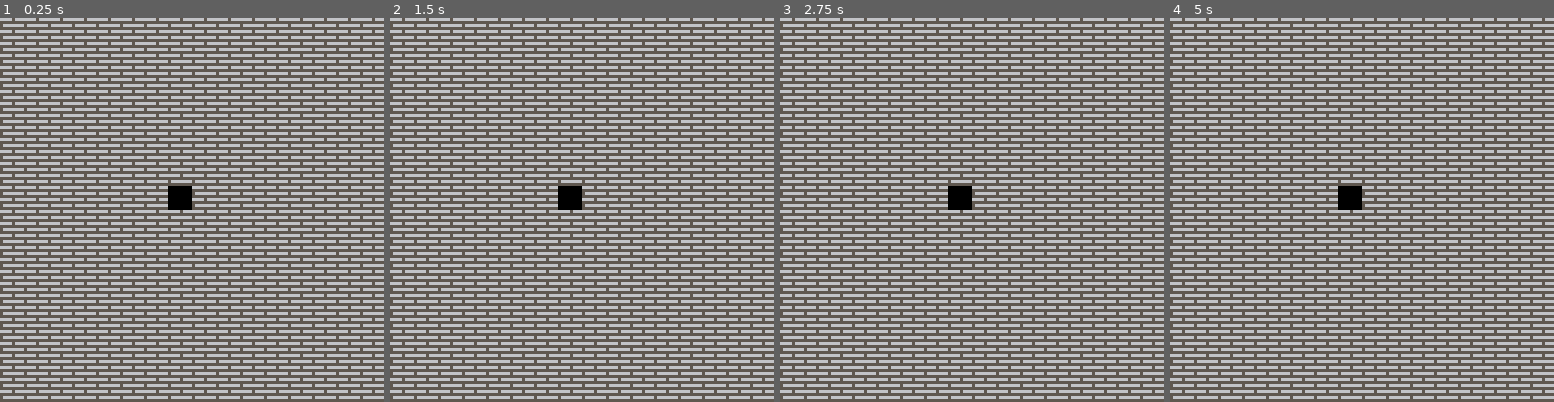
Above: before the commit, frames 1-4 (left to right).
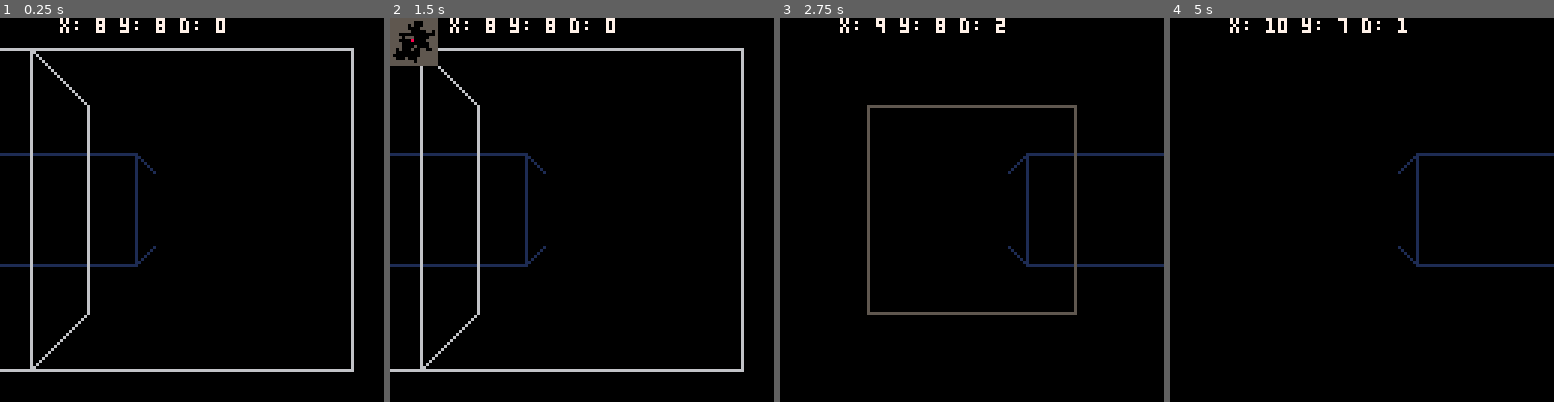
Above: after the commit, the same moments.

Repository: b4dr1ck/Pico8
Game: PICO-8 cartridge sandbox/random_dungeon.p8
The game is run twice, just before and just after one commit, with the same random seed, the same clock (stepped at 60 frames per second) and the same inputs.
Inputs:
- Up to frame 1 (0.25 s): no input
- Up to frame 2 (1.5 s): tap O (Z key) at 0.7 s
- Up to frame 3 (2.75 s): hold Right 1.6-2.1 s; tap O (Z key) at 1.7, 2.1, 2.5 s; hold Up 2.15-2.42 s; hold Right from 2.47 s (still down)
- Up to frame 4 (5 s): tap O (Z key) every 0.4 s from 2.9 to 4.9 s; release Right at 3.03 s; hold Left 3.08-3.58 s; hold Down 3.63-3.97 s; hold Right 4.02-4.68 s; hold Up from 4.73 s (still down)

The runs differ from the first frame. In frame 1, 98% of the frame differs, in the area x 0-100%, y 0-100%; in frame 2, 98%; in frame 3, 99%; in frame 4, 100%.

Commit message:
EXTEND: random_dungeon.p8: finished this example

Diff:
--- a/sandbox/random_dungeon.p8
+++ b/sandbox/random_dungeon.p8
@@ -1,51 +1,298 @@
 pico-8 cartridge // http://www.pico-8.com
-version 16
+version 18
 __lua__
 
-
+function create_random_dungeon()
+    c=0
+    while c < passables do
+        randx = flr(rnd(max_tiles-2)) + 2
+        randy = flr(rnd(max_tiles-2)) + 2
+        setflag = false
+
+        if dungeon[randy-1][randx] == 0 then
+            setflag=true
+        elseif dungeon[randy+1][randx] == 0 then
+            setflag=true
+        elseif dungeon[randy][randx-1] == 0 then
+            setflag=true
+        elseif dungeon[randy][randx+1] == 0 then
+            setflag=true
+        end
+
+        if setflag == true then
+            dungeon[randy][randx] = 0
+            c+=1
+        end
+    end
+end
+
+function render_dungeon_map()
+    rectfill(0,0,max_tiles-1,max_tiles-1,0)
+    for y=0,max_tiles-1 do
+        for x=0,max_tiles-1 do
+            if (dungeon[(y+1)][(x+1)] == 1) then
+                rectfill(x,y,x,y,5)
+             end
+
+            if (player.x == (x+1) and
+                player.y == (y+1))
+            then
+                rectfill(x,y,x,y,8)
+            end
+        end
+    end
+end
+
+function render_3d_wall(position)
+    if position == "3L" then
+		line(0,45,45,45,1)
+		line(45,45,45,82,1)
+		line(45,45,45,82,1)
+		line(45,82,0,82,1)
+		line(45,45,51,51,1)
+		line(45,82,51,76,1)
+    end
+    if position == "3C" then
+		line(45,45,82,45,1)
+		line(82,45,82,82,1)
+		line(82,82,45,82,1)
+		line(45,82,45,45,1)
+    end
+    if position == "3R" then
+		line(82,45,127,45,1)
+		line(82,45,82,82,1)
+		line(82,82,127,82,1)
+		line(82,45,76,51,1)
+		line(82,82,76,76,1)
+    end
+    if position == "2L" then
+		line(0,29,29,29,5)
+		line(29,29,45,45,5)
+		line(45,45,45,82,5)
+		line(45,82,29,98,5)
+		line(29,98,0,98,5)
+    end
+    if position == "2C" then
+		line(29,29,98,29,5)
+		line(98,29,98,98,5)
+		line(98,98,29,98,5)
+		line(29,98,29,29,5)
+    end
+    if position == "2R" then
+		line(82,45,98,29,5)
+		line(98,29,127,29,5)
+		line(127,98,98,98,5)
+		line(98,98,82,82,5)
+		line(82,82,82,45,5)
+    end
+
+    if position == "1L" then
+		line(0,10,10,10,6)
+		line(10,10,29,29,6)
+		line(29,29,29,98,6)
+		line(29,98,10,117,6)
+		line(10,117,0,117,6)
+    end
+    if position == "1C" then
+		line(10,10,117,10,6)
+		line(117,10,117,117,6)
+		line(117,117,10,117,6)
+		line(10,117,10,10,6)
+    end
+    if position == "1R" then
+		line(98,29,117,10,6)
+		line(117,10,127,10,6)
+		line(127,117,117,117,6)
+		line(117,117,98,98,6)
+		line(98,98,98,29,6)
+    end
+
+    if position == "0L" then
+		line(0,0,10,10,7)
+		line(10,10,10,117,7)
+		line(10,117,0,127,7)
+    end
+    if position == "0R" then
+		line(117,10,127,0,7)
+		line(127,127,117,117,7)
+		line(117,117,117,10,7)
+    end
+end
 
 function _init()
+    showmap=false
     dungeon={}
-    start_x=7
-    start_y=7
-
-    for y=0,15 do
-        dungeon[y] = {}
-        for x=0,15 do
-            dungeon[y][x] = 1
-        end
-    end
-
-     dungeon[start_y][start_x] = 0
-…(4 lines of a section not shown)…
-end
-
-function _update()
-
+    player={}
+    player.d = 0
+    passables=200
+    max_tiles=16
+
+    player.x = max_tiles/2
+    player.y = max_tiles/2
+
+    for y=0,max_tiles do
+        add(dungeon,{})
+        for x=0,max_tiles do
+            add(dungeon[y],1)
+        end
+    end
+
+    dungeon[max_tiles/2][max_tiles/2] = 0
+    create_random_dungeon()
+
+end
+
+function _update60()
+    if btnp(4) then
+        showmap=not(showmap)
+    end
+
+    if btnp(2) then
+        if player.d == 0 then
+			if dungeon[player.y - 1][player.x] == 0 then
+				player.y -= 1
+			end
+		end
+		if player.d == 1 then
+			if dungeon[player.y][player.x+1] == 0 then
+				player.x += 1
+			end
+		end
+		if player.d == 2 then
+			if dungeon[player.y+1][player.x] == 0 then
+				player.y += 1
+			end
+		end
+		if player.d == 3 then
+			if dungeon[player.y][player.x-1] == 0 then
+				player.x -= 1
+			end
+		end
+    end
+
+    if btnp(3) then
+        if player.d == 0 then
+			if dungeon[player.y + 1][player.x] == 0 then
+				player.y += 1
+			end
+		end
+		if player.d == 1 then
+			if dungeon[player.y][player.x-1] == 0 then
+				player.x -= 1
+			end
+		end
+		if player.d == 2 then
+			if dungeon[player.y-1][player.x] == 0 then
+				player.y -= 1
+			end
+		end
+		if player.d == 3 then
+			if dungeon[player.y][player.x+1] == 0 then
+				player.x += 1
+			end
+		end
+    end
+
+    if btnp(0) then
+        player.d -= 1
+        if player.d < 0 then player.d = 3 end
+    end
+
+    if btnp(1) then
+        player.d += 1
+        if player.d > 3 then player.d = 0 end
+    end
 end
 
 function _draw()
     cls()
 
-    for y=0,15 do
-        for x=0,15 do
-            if dungeon[y][x] == 1 then
-                spr(1,x*8,y*8)
-            end
-        end
-    end
-
-end
+    if (player.d == 0) then
+        if (player.y - 3) >= 1 then
+            if dungeon[player.y-3][player.x-1] == 1 then render_3d_wall("3L") end
+            if dungeon[player.y-3][player.x] == 1 then render_3d_wall("3C") end
+            if dungeon[player.y-3][player.x+1] == 1 then render_3d_wall("3R") end
+        end
+
+        if (player.y - 2) >= 1 then
+            if dungeon[player.y-2][player.x-1] == 1 then render_3d_wall("2L") end
+            if dungeon[player.y-2][player.x] == 1 then render_3d_wall("2C") end
+            if dungeon[player.y-2][player.x+1] == 1 then render_3d_wall("2R") end
+        end
+
+        if dungeon[player.y-1][player.x-1] == 1 then render_3d_wall("1L") end
+        if dungeon[player.y-1][player.x] == 1 then	render_3d_wall("1C") end
+        if dungeon[player.y-1][player.x+1] == 1 then render_3d_wall("1R") end
+
+        if dungeon[player.y][player.x-1] == 1 then render_3d_wall("0L") end
+        if dungeon[player.y][player.x+1] == 1 then render_3d_wall("0R") end
+    elseif (player.d == 1) then
+        if dungeon[player.y-1][player.x+3] == 1 then render_3d_wall("3L") end
+        if dungeon[player.y][player.x+3] == 1 then render_3d_wall("3C") end
+        if dungeon[player.y+1][player.x+3] == 1 then render_3d_wall("3R") end
+
+        if dungeon[player.y-1][player.x+2] == 1 then render_3d_wall("2L") end
+        if dungeon[player.y][player.x+2] == 1 then render_3d_wall("2C") end
+        if dungeon[player.y+1][player.x+2] == 1 then render_3d_wall("2R") end
+
+        if dungeon[player.y-1][player.x+1] == 1 then render_3d_wall("1L") end
+        if dungeon[player.y][player.x+1] == 1 then	render_3d_wall("1C") end
+        if dungeon[player.y+1][player.x+1] == 1 then render_3d_wall("1R") end
+
+        if dungeon[player.y-1][player.x] == 1 then render_3d_wall("0L") end
+        if dungeon[player.y+1][player.x] == 1 then render_3d_wall("0R") end
+    elseif (player.d == 2) then
+        if (player.y + 3) <= 16 then
+            if dungeon[player.y+3][player.x+1] == 1 then render_3d_wall("3L") end
+            if dungeon[player.y+3][player.x] == 1 then render_3d_wall("3C") end
+            if dungeon[player.y+3][player.x-1] == 1 then render_3d_wall("3R") end
+        end
+
+        if (player.y + 2) <= 16 then
+            if dungeon[player.y+2][player.x+1] == 1 then render_3d_wall("2L") end
+            if dungeon[player.y+2][player.x] == 1 then render_3d_wall("2C") end
+            if dungeon[player.y+2][player.x-1] == 1 then render_3d_wall("2R") end
+        end
+
+        if dungeon[player.y+1][player.x+1] == 1 then render_3d_wall("1L") end
+        if dungeon[player.y+1][player.x] == 1 then	render_3d_wall("1C") end
+        if dungeon[player.y+1][player.x-1] == 1 then render_3d_wall("1R") end
+
+        if dungeon[player.y][player.x+1] == 1 then render_3d_wall("0L") end
+        if dungeon[player.y][player.x-1] == 1 then render_3d_wall("0R") end
+    elseif (player.d == 3) then
+        if dungeon[player.y+1][player.x-3] == 1 then render_3d_wall("3L") end
+        if dungeon[player.y][player.x-3] == 1 then render_3d_wall("3C") end
+        if dungeon[player.y-1][player.x-3] == 1 then render_3d_wall("3R") end
+
+        if dungeon[player.y+1][player.x-2] == 1 then render_3d_wall("2L") end
+        if dungeon[player.y][player.x-2] == 1 then render_3d_wall("2C") end
+        if dungeon[player.y-1][player.x-2] == 1 then render_3d_wall("2R") end
+
+        if dungeon[player.y+1][player.x-1] == 1 then render_3d_wall("1L") end
+        if dungeon[player.y][player.x-1] == 1 then	render_3d_wall("1C") end
+        if dungeon[player.y-1][player.x-1] == 1 then render_3d_wall("1R") end
+
+        if dungeon[player.y+1][player.x] == 1 then render_3d_wall("0L") end
+        if dungeon[player.y-1][player.x] == 1 then render_3d_wall("0R") end
+    end
+
+    if showmap then
+        render_dungeon_map()
+    end
+
+    --debug
+    print("x: ".. player.x .. " y: " .. player.y .. " d: " .. player.d,20,0,7)
+
+end
+
 
 __gfx__
-00000000666656660000000000000000000000000000000000000000000000000000000000000000000000000000000000000000000000000000000000000000
-00000000555555550000000000000000000000000000000000000000000000000000000000000000000000000000000000000000000000000000000000000000
-00700700566666660000000000000000000000000000000000000000000000000000000000000000000000000000000000000000000000000000000000000000
-00077000555555550000000000000000000000000000000000000000000000000000000000000000000000000000000000000000000000000000000000000000
-00077000666656660000000000000000000000000000000000000000000000000000000000000000000000000000000000000000000000000000000000000000
-00700700555555550000000000000000000000000000000000000000000000000000000000000000000000000000000000000000000000000000000000000000
-00000000566666660000000000000000000000000000000000000000000000000000000000000000000000000000000000000000000000000000000000000000
-00000000555555550000000000000000000000000000000000000000000000000000000000000000000000000000000000000000000000000000000000000000
+00000000555555556666666611111111000000000000000000000000000000000000000000000000000000000000000000000000000000000000000000000000
+00000000555555556666666611111111000000000000000000000000000000000000000000000000000000000000000000000000000000000000000000000000
+00700700555555556666666611111111000000000000000000000000000000000000000000000000000000000000000000000000000000000000000000000000
+00077000555555556666666611111111000000000000000000000000000000000000000000000000000000000000000000000000000000000000000000000000
+00077000555555556666666611111111000000000000000000000000000000000000000000000000000000000000000000000000000000000000000000000000
+00700700555555556666666611111111000000000000000000000000000000000000000000000000000000000000000000000000000000000000000000000000
+00000000555555556666666611111111000000000000000000000000000000000000000000000000000000000000000000000000000000000000000000000000
+00000000555555556666666611111111000000000000000000000000000000000000000000000000000000000000000000000000000000000000000000000000
